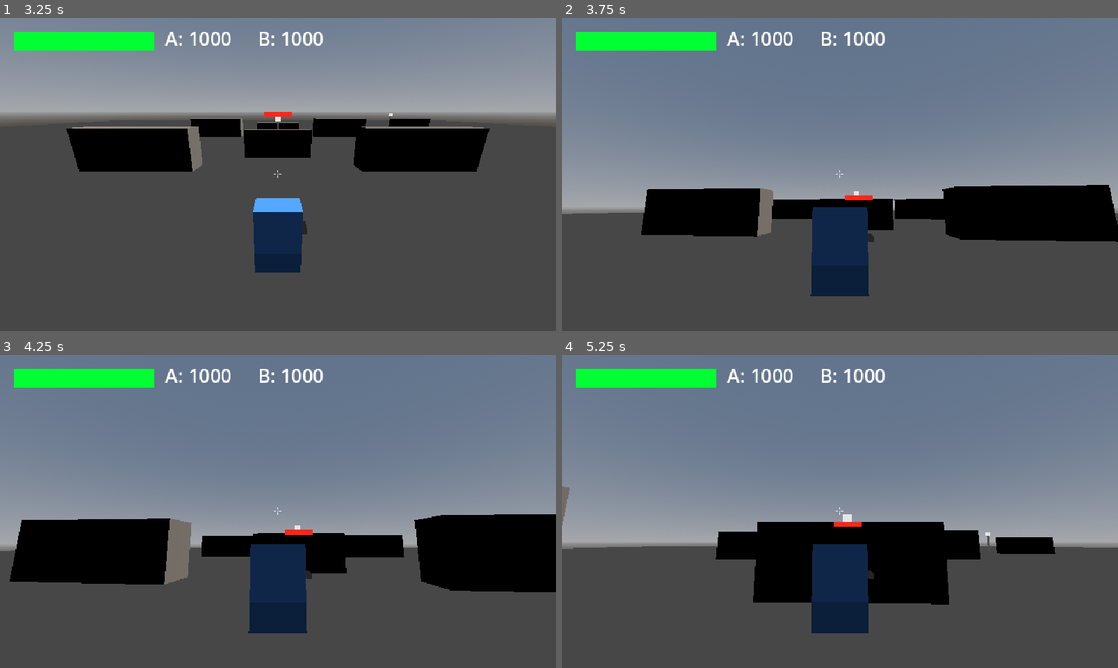
Above: before the commit, frames 1-4 (two rows, left to right).
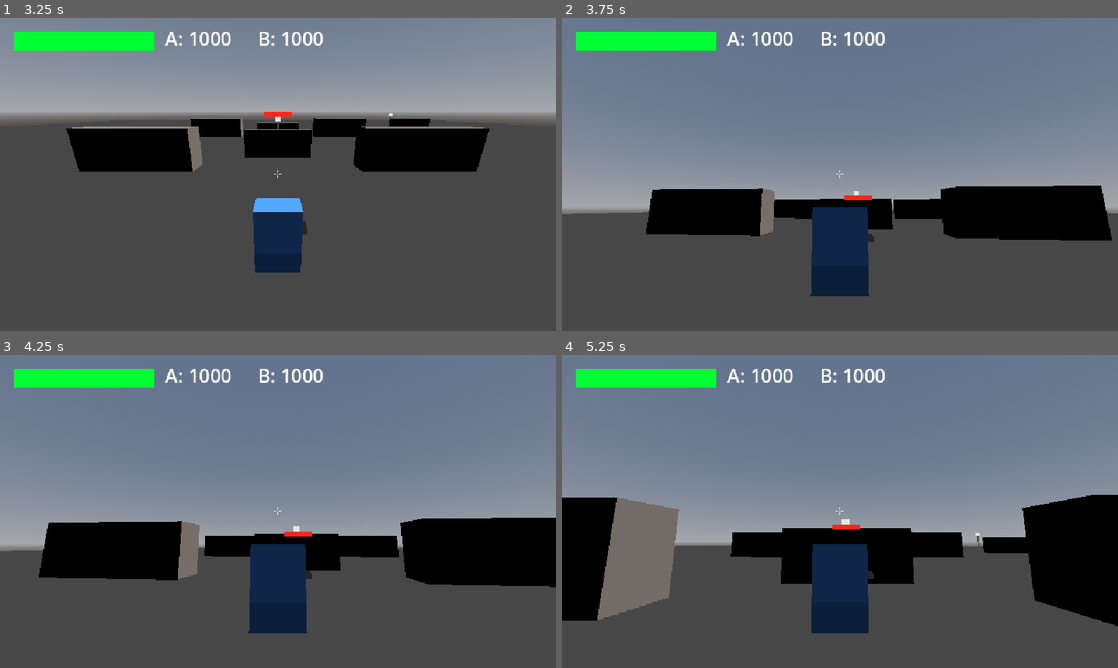
Above: after the commit, the same moments.

Repository: jonathandaley/Hardpoint
Game: Godot game, scene res://scenes/ui/TitleScreen.tscn
The game is run twice, just before and just after one commit, with the same random seed, the same clock (stepped at 60 frames per second) and the same inputs.
Inputs (mouse positions are in pixels of both pictures, inside the frame that each line leads up to):
- Up to frame 1 (3.25 s): tap Enter (ui_accept) at 0.5, 0.77 s; move the mouse to (400, 158) at 0.52 s; press the mouse at (400, 158) at 0.53 s; hold D (move_right) 0.53-1.25 s; release the mouse at (400, 158) at 1.25 s; click "MECH" at 1.25 s; click "PILOT" at 2 s; click "FIND MATCH" at 2.75 s
- Up to frame 2 (3.75 s): tap Enter (ui_accept) at 3.5 s; move the mouse to (812, 174) at 3.52 s; hold W (move_forward) from 3.53 s (still down); right-click (812, 174) at 3.6 s
- Up to frame 3 (4.25 s): keep holding W (move_forward); tap Enter (ui_accept) at 3.77 s
- Up to frame 4 (5.25 s): keep holding W (move_forward); move the mouse to (851, 505) at 4.27 s; press the mouse at (851, 505) at 4.28 s; move the mouse to (834, 517) at 5.02 s; release the mouse at (834, 517) at 5.03 s; right-click (834, 517) at 5.1 s

Frame 1 is identical in both runs. In frame 2, 0.8% of the frame differs, in the area x 14-100%, y 53-72%; in frame 3, 3.7%; in frame 4, 17%, in the area x 0-100%, y 42-87%.

Commit message:
Reduce mech walk speed to 5.25 (75% of original 7.0)
Co-Authored-By: Claude Sonnet 4.6 <noreply@anthropic.com>

Diff:
--- a/scripts/Mech.gd
+++ b/scripts/Mech.gd
@@ -16,7 +16,7 @@
 signal died
 signal damaged
 
-@export var base_walk_speed: float = 7.0
+@export var base_walk_speed: float = 5.25
 @export var base_reload_rate: float = 1.0
 @export var max_health: float = 100.0
 @export var team: int = 0
